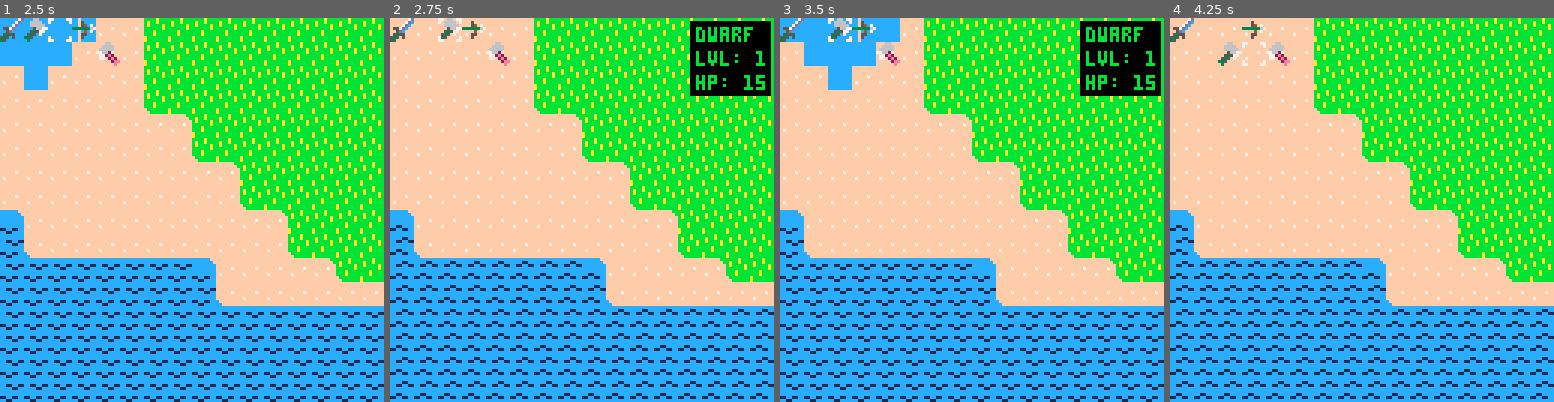
Above: before the commit, frames 1-4 (left to right).
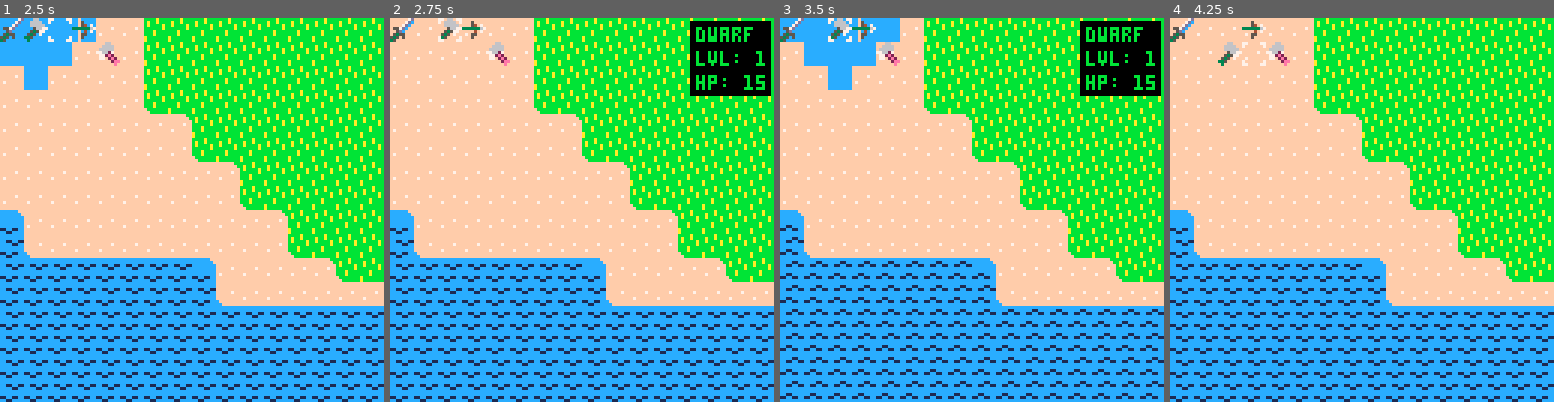
Above: after the commit, the same moments.

Repository: cstephen/PICO-8-Tactics
Game: PICO-8 cartridge tactics.p8
Two runs of this game, one before a commit and one after it. Both use one fixed random seed, a clock stepped at 60 frames per second and the inputs below.
Inputs:
- Up to frame 1 (2.5 s): tap X (X key) at 0.33, 1.07, 1.85 s; tap O (Z key) at 0.7, 1.7, 2.1 s; hold Right 1.6-2.1 s; hold Up 2.15-2.42 s; hold Right from 2.47 s (still down)
- Up to frame 2 (2.75 s): keep holding Right; tap O (Z key) at 2.5 s
- Up to frame 3 (3.5 s): tap O (Z key) at 2.9, 3.3 s; tap X (X key) at 2.97 s; release Right at 3.03 s; hold Left from 3.08 s (still down)
- Up to frame 4 (4.25 s): release Left at 3.58 s; hold Down 3.63-3.97 s; tap O (Z key) at 3.7, 4.1 s; hold Right from 4.02 s (still down); tap X (X key) at 4.08 s

Frame 1 is identical in both runs. In frame 2, 4.1% of the frame differs, in the area x 1-99%, y 53-100%; in frame 3, 4.1%; in frame 4, 4.1%.

Commit message:
Better water animation synchronization for freshly revealed map slices.

Diff:
--- a/tactics.p8
+++ b/tactics.p8
@@ -5,6 +5,7 @@
 moving = false
 attacking = false
 gridsize = {x = 128, y = 32}
+alternate = 20
 
 mapcorner = {
   x = 18,
@@ -131,6 +132,7 @@
       select.x -= 1
       if select.x - mapcorner.x < 0 then
         mapcorner.x -= 1
+        mapsliceanimate(1, nil)
       end
     end
   end
@@ -141,6 +143,7 @@
       select.x += 1
       if select.x - mapcorner.x > 15 then
         mapcorner.x += 1
+        mapsliceanimate(16, nil)
       end
     end
   end
@@ -151,6 +154,7 @@
       select.y -= 1
       if select.y - mapcorner.y < 0 then
         mapcorner.y -= 1
+        mapsliceanimate(nil, 1)
       end
     end
   end
@@ -161,6 +165,7 @@
       select.y += 1
       if select.y - mapcorner.y > 15 then
         mapcorner.y += 1
+        mapsliceanimate(nil, 16)
       end
     end
   end
@@ -264,8 +269,6 @@
 end
 
 function mapanimate()
-  local alternate = 20
-
   for i=mapcorner.x, mapcorner.x + 16 do
     for j=mapcorner.y, mapcorner.y + 16 do
       if mapanimatecounter % alternate == 0 then
@@ -287,6 +290,32 @@
   end
 
   mapanimatecounter += 1
+end
+
+function mapsliceanimate(x, y)
+  for idx=1, 16 do
+    for mapanimation in all(mapanimations) do
+      for k=1, #mapanimation do
+        local sprite
+
+        if x != nil then
+          sprite = mget(x, idx)
+        elseif y != nil then
+          sprite = mget(idx, y)
+        end
+
+        if sprite == mapanimation[#mapanimation - (k - 1)]
+        and mapanimatecounter >= (#mapanimation - (k - 1)) * alternate
+        and mapanimatecounter <= k * alternate then
+          if x != nil then
+            mset(x, idx, mapanimation[k])
+          elseif y != nil then
+            mset(idx, y, mapanimation[k])
+          end
+        end
+      end
+    end
+  end
 end
 
 function spritepos(s)
